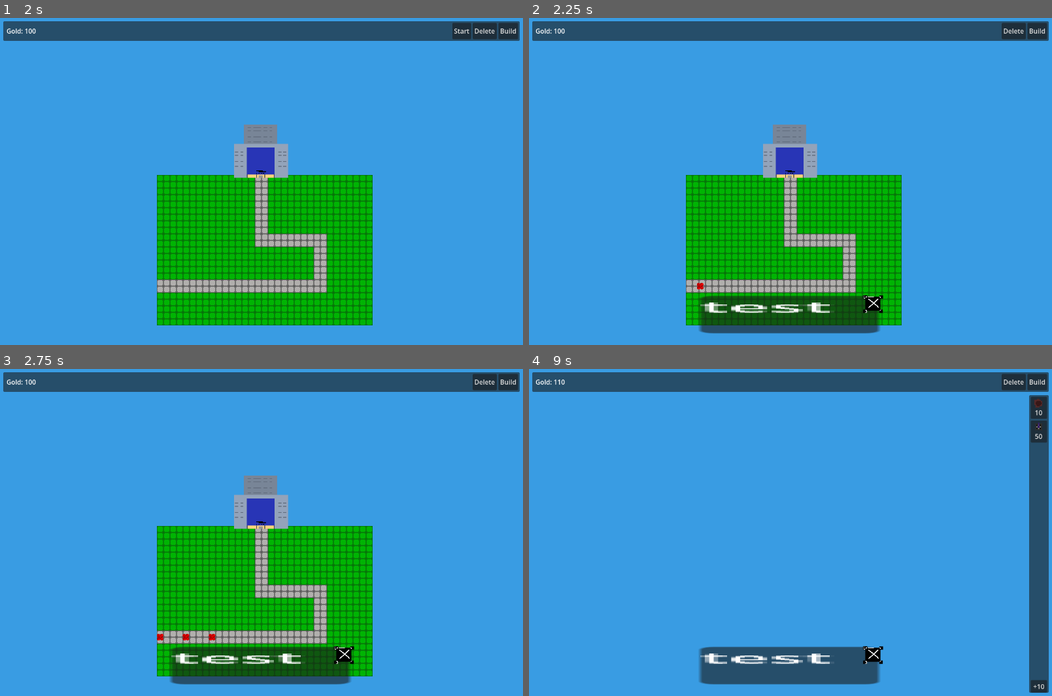
Above: before the commit, frames 1-4 (two rows, left to right).
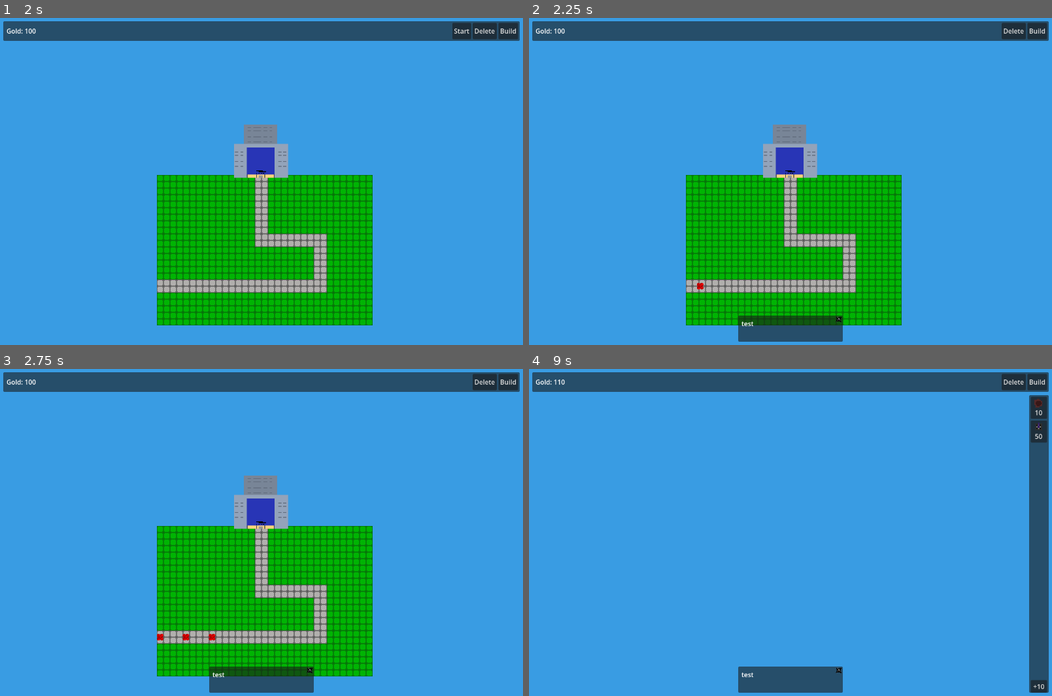
Above: after the commit, the same moments.

Repository: FrameXX/game-jam-02-2026
Game: Godot game, scene res://scenes/main_menu.tscn
Same seed, same stepped clock (60 frames per second), same inputs: the game is played once before the commit and once after it.
Inputs (mouse positions are in pixels of both pictures, inside the frame that each line leads up to; where the layout moved, square brackets give the same spot in the first picture):
- Up to frame 1 (2 s): click "Play" at 0.5 s; click "LEVEL 1" at 1.25 s
- Up to frame 2 (2.25 s): click "Start" at 2 s
- Up to frame 3 (2.75 s): no input
- Up to frame 4 (9 s): click (832, 669) [868, 653] at 2.75 s; click "Build" at 3.5 s; click "+10" at 4.25 s; click "10" at 5 s; click "50" at 5.75 s; move the mouse to (905, 516) at 6.52 s; hold Right (ui_right) 6.53-7.28 s; click (905, 516) at 6.67 s; move the mouse to (685, 548) at 7.27 s; hold Down (ui_down) 7.28-8.03 s; move the mouse to (842, 460) at 8.02 s; hold Right (ui_right) 8.03-8.75 s; click "Start" at 8.75 s

Frame 1 is identical in both runs. In frame 2, 3.4% of the frame differs, in the area x 32-68%, y 84-99%; in frame 3, 3.4%; in frame 4, 3.4%.

Commit message:
improved dialog

Diff:
--- a/scenes/hud.tscn
+++ b/scenes/hud.tscn
@@ -154,48 +154,54 @@
 expand_icon = true
 script = ExtResource("7_hd3ao")
 
-[node name="Panel" type="Panel" parent="CanvasLayer" unique_id=1306409436]
-anchors_preset = 7
+[node name="Panel" type="Panel" parent="CanvasLayer/Control" unique_id=1306409436]
+layout_mode = 1
+anchors_preset = -1
 anchor_left = 0.5
 anchor_top = 1.0
 anchor_right = 0.5
 anchor_bottom = 1.0
-offset_left = -221.0
-offset_top = -119.99994
-offset_right = -181.0
-offset_bottom = -79.99994
-grow_horizontal = 2
-grow_vertical = 0
-scale = Vector2(10.92, 2.28)
-
-[node name="Label" type="Label" parent="CanvasLayer/Panel" unique_id=863438566]
-layout_mode = 1
-anchors_preset = 15
-anchor_right = 1.0
-anchor_bottom = 1.0
+offset_left = -128.0
+offset_top = -72.0
+offset_right = 128.0
+offset_bottom = -8.0
+
+[node name="Label" type="Label" parent="CanvasLayer/Control/Panel" unique_id=863438566]
+layout_mode = 1
+anchors_preset = -1
+anchor_right = 1.0
+anchor_bottom = 1.0
+offset_left = 8.0
+offset_top = 8.0
+offset_right = -8.0
+offset_bottom = -8.0
 grow_horizontal = 2
 grow_vertical = 2
 metadata/_edit_use_anchors_ = true
 
-[node name="CrossDialogueButton" type="Button" parent="CanvasLayer/Panel" unique_id=163734659]
-layout_mode = 0
-anchor_left = 0.8928572
-anchor_top = -0.098684885
-anchor_right = 1.0252364
-anchor_bottom = 0.49858642
-offset_right = 2.704834
-offset_bottom = -15.890852
-scale = Vector2(0.6618955, 2.9863565)
+[node name="CrossDialogueButton" type="Button" parent="CanvasLayer/Control/Panel" unique_id=163734659]
+layout_mode = 1
+anchors_preset = -1
+anchor_left = 1.0
+anchor_right = 1.0
+offset_left = -32.0
+offset_right = -16.0
+offset_bottom = 16.0
+grow_horizontal = 0
 theme_override_styles/normal = SubResource("StyleBoxEmpty_047uy")
 theme_override_styles/pressed = SubResource("StyleBoxEmpty_5pdws")
 theme_override_styles/hover = SubResource("StyleBoxEmpty_hd3ao")
 metadata/_edit_use_anchors_ = true
 
-[node name="TextureRect" type="TextureRect" parent="CanvasLayer/Panel/CrossDialogueButton" unique_id=381637376]
+[node name="TextureRect" type="TextureRect" parent="CanvasLayer/Control/Panel/CrossDialogueButton" unique_id=381637376]
 layout_mode = 1
 anchors_preset = 15
 anchor_right = 1.0
 anchor_bottom = 1.0
+offset_left = 14.0
+offset_top = 1.0
+offset_right = 14.0
+offset_bottom = 1.0
 grow_horizontal = 2
 grow_vertical = 2
 texture = ExtResource("6_047uy")
@@ -207,4 +213,4 @@
 [connection signal="pressed" from="CanvasLayer/Control/Building/Button" to="CanvasLayer/Control/Main" method="_on_button_pressed_plus_10"]
 [connection signal="pressed" from="CanvasLayer/Control/Building/MarginContainer/HBoxContainer/Hole" to="CanvasLayer/Control/Building/MarginContainer/HBoxContainer/Hole" method="_on_pressed"]
 [connection signal="pressed" from="CanvasLayer/Control/Building/MarginContainer/HBoxContainer/PlasmaShell" to="CanvasLayer/Control/Building/MarginContainer/HBoxContainer/PlasmaShell" method="_on_pressed"]
-[connection signal="pressed" from="CanvasLayer/Panel/CrossDialogueButton" to="CanvasLayer" method="_on_cross_dialogue_button_pressed"]
+[connection signal="pressed" from="CanvasLayer/Control/Panel/CrossDialogueButton" to="CanvasLayer" method="_on_cross_dialogue_button_pressed"]
--- a/scripts/HUD_controller.gd
+++ b/scripts/HUD_controller.gd
@@ -4,8 +4,8 @@
 var label
 
 func _ready():
-	panel = $Panel
-	label = $Panel/Label
+	panel = $Control/Panel
+	label = $Control/Panel/Label
 	panel.visible = false
 
 func show_dialog(text: String):
Not shown: 1 places in scenes/hud.tscn that only renumber resources
